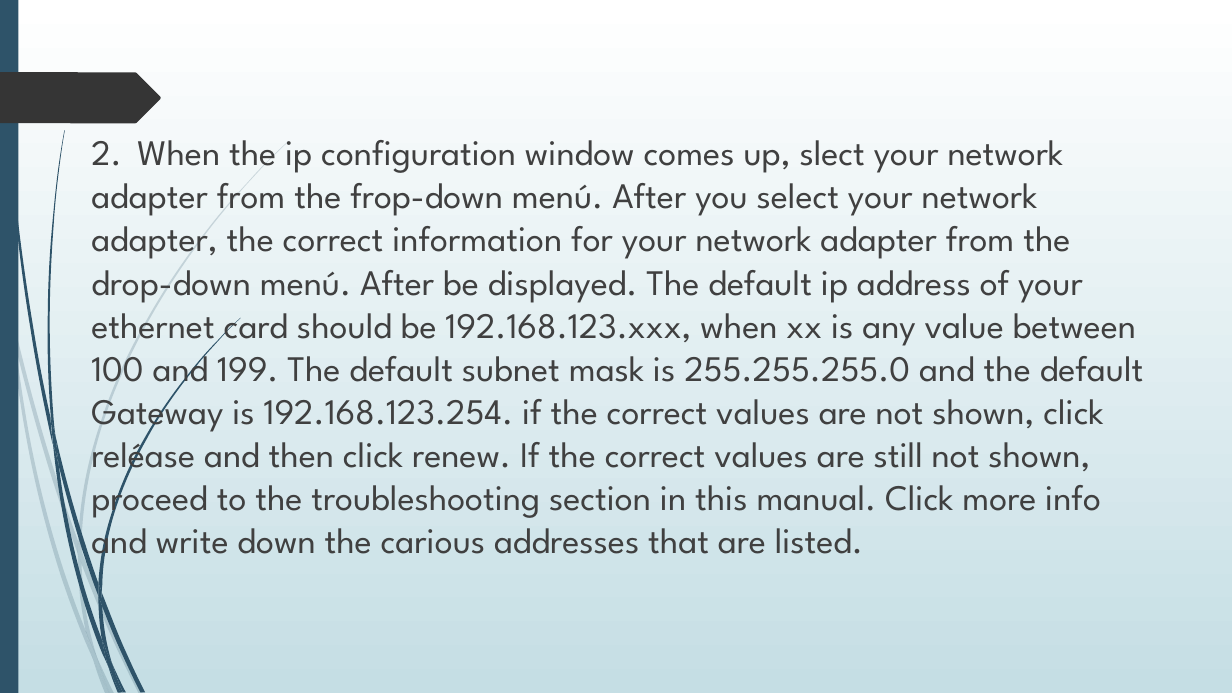
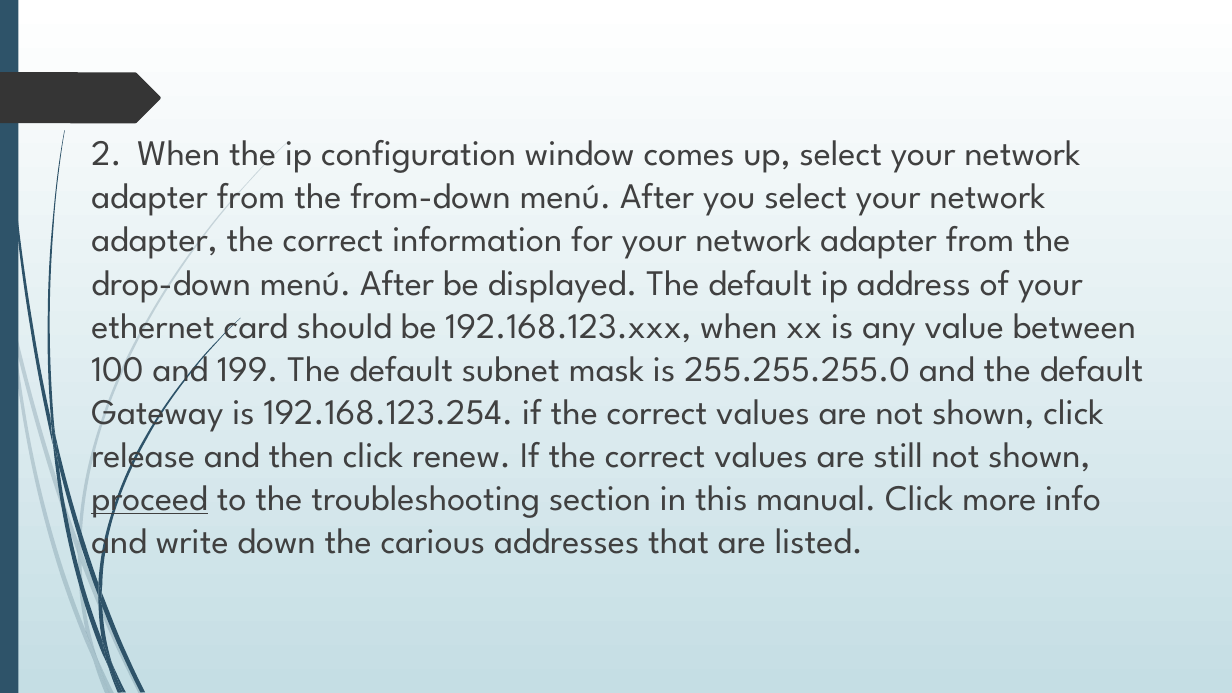
Before and after one commit to mxcat1/Archivos-Semestre5, a slide deck: slide 5 of COMUNICACION EMPRESARIAL/Broadband router user guide.pptx. Drawn at 1232x693 pixels with LibreOffice and Linux fonts; fonts in the diff are those of the drawing. Boxes give left, top, right and bottom in pixels: in the first picture for what was removed or moved away, otherwise in the second. Text is boxed around its words. In the diff, an @@ line names an element or a change of style, - is before the commit and + after.

```diff
--- a/COMUNICACION EMPRESARIAL/Broadband router user guide.pptx
+++ b/COMUNICACION EMPRESARIAL/Broadband router user guide.pptx
@@ text at bbox=[91, 140, 1144, 566]: text changed @@
-2. When the ip configuration window comes up, slect your network adapter from the frop-down menú. After you select your network adapter, the correct information for your network adapter from the drop-down menú. After be displayed. The default ip address of your ethernet card should be 192.168.123.xxx, when xx is any value between 100 and 199. The default subnet mask is 255.255.255.0 and the default Gateway is 192.168.123.254. if the correct values are not shown, click reléase and then click renew. If the correct values are still not shown, proceed to the troubleshooting section in this manual. Click more info and write down the carious addresses that are listed.
+2. When the ip configuration window comes up, select your network adapter from the from-down menú. After you select your network adapter, the correct information for your network adapter from the drop-down menú. After be displayed. The default ip address of your ethernet card should be 192.168.123.xxx, when xx is any value between 100 and 199. The default subnet mask is 255.255.255.0 and the default Gateway is 192.168.123.254. if the correct values are not shown, click release and then click renew. If the correct values are still not shown, proceed to the troubleshooting section in this manual. Click more info and write down the carious addresses that are listed.
```
Also in this commit, not shown: 3 other slides changed.
